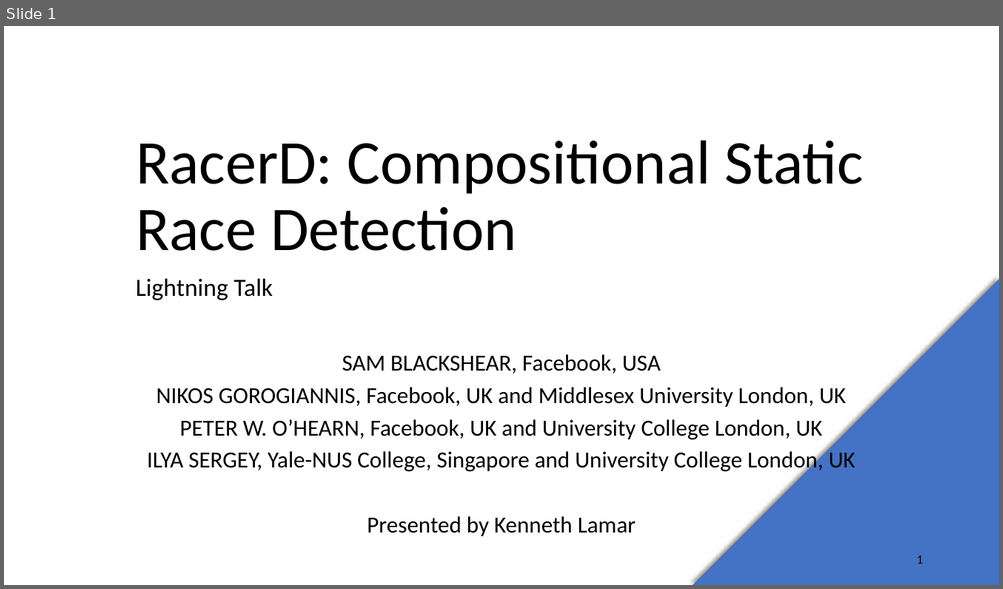
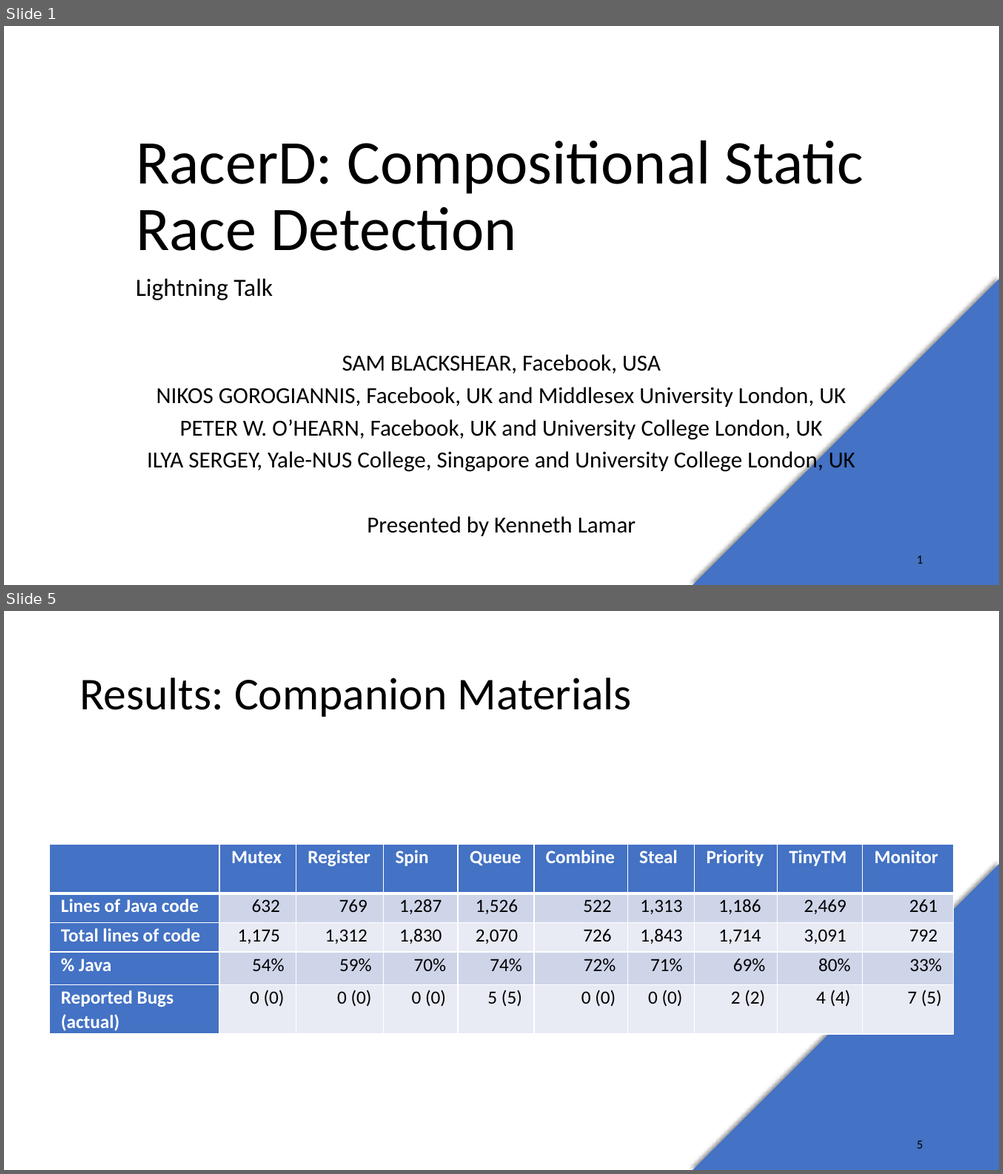
Before and after one commit to cop5021spring20/RacerD, a slide deck: Lightning Talk.pptx. Shown one above the other, each under a label of ours: slide 1 before the commit, slides 1 and 5 after it; the slides between them are not shown. The pictures are 1003x589 and 1003x1174 pixels, drawn with LibreOffice and Linux fonts; fonts in the diff are those of the drawing. Boxes give left, top, right and bottom in pixels: in the first picture for what was removed or moved away, otherwise in the second. Text is boxed around its words. In the diff, an @@ line names an element or a change of style, - is before the commit and + after.

Commit message:
Updated presentation and report.

```diff
--- a/Lightning Talk.pptx
+++ b/Lightning Talk.pptx
@@ slide 5 added at [4,611,999,1170], background #FFFFFF; not listed: 1 template element that a slide beside it also shows @@
@@ title added at [79,678,632,717], 44 pt, text #000000 @@
+Results: Companion Materials
@@ table added at [48,844,953,1034], 5 rows, 10 columns @@
+ | Mutex | Register | Spin | Queue | Combine | Steal | Priority | TinyTM | Monitor
+Lines of Java code | 632 | 769 | 1,287 | 1,526 | 522 | 1,313 | 1,186 | 2,469 | 261
+Total lines of code | 1,175 | 1,312 | 1,830 | 2,070 | 726 | 1,843 | 1,714 | 3,091 | 792
+% Java | 54% | 59% | 70% | 74% | 72% | 71% | 69% | 80% | 33%
+Reported Bugs (actual) | 0 (0) | 0 (0) | 0 (0) | 5 (5) | 0 (0) | 0 (0) | 2 (2) | 4 (4) | 7 (5)
@@ page number added at [916,1141,922,1149], 12 pt, text #000000 @@
+5
```
Also in this commit, not shown: 1 slide changed, 3 other slides added, 3 other files.
